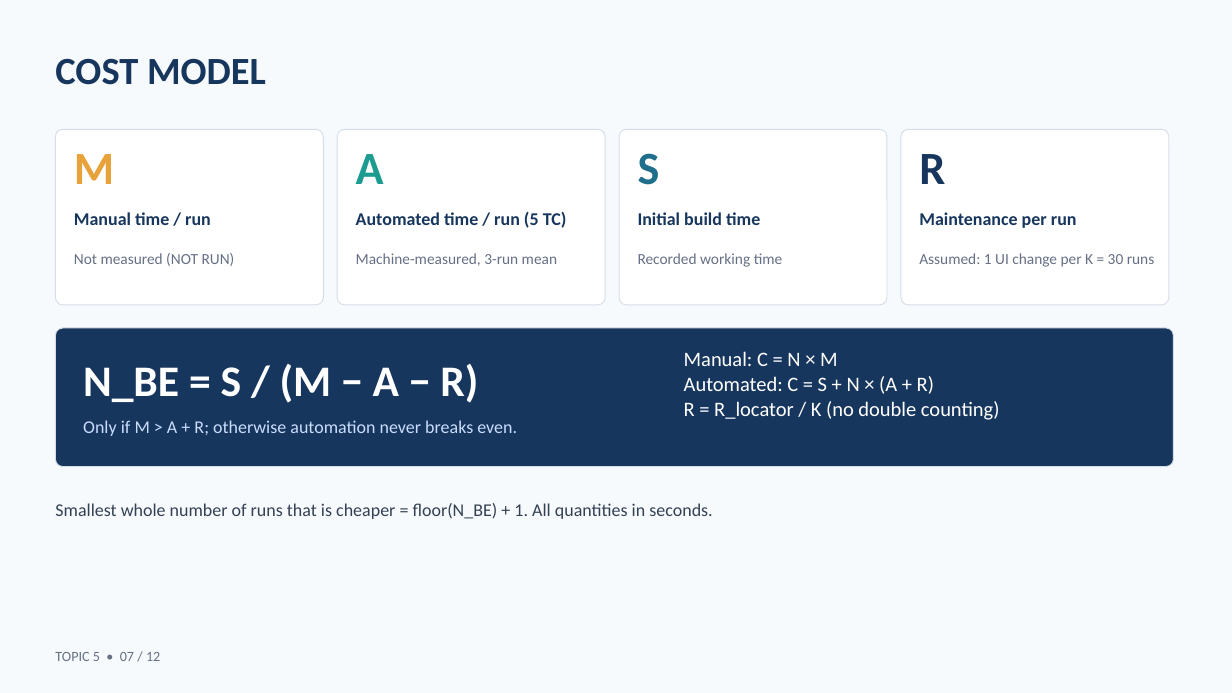
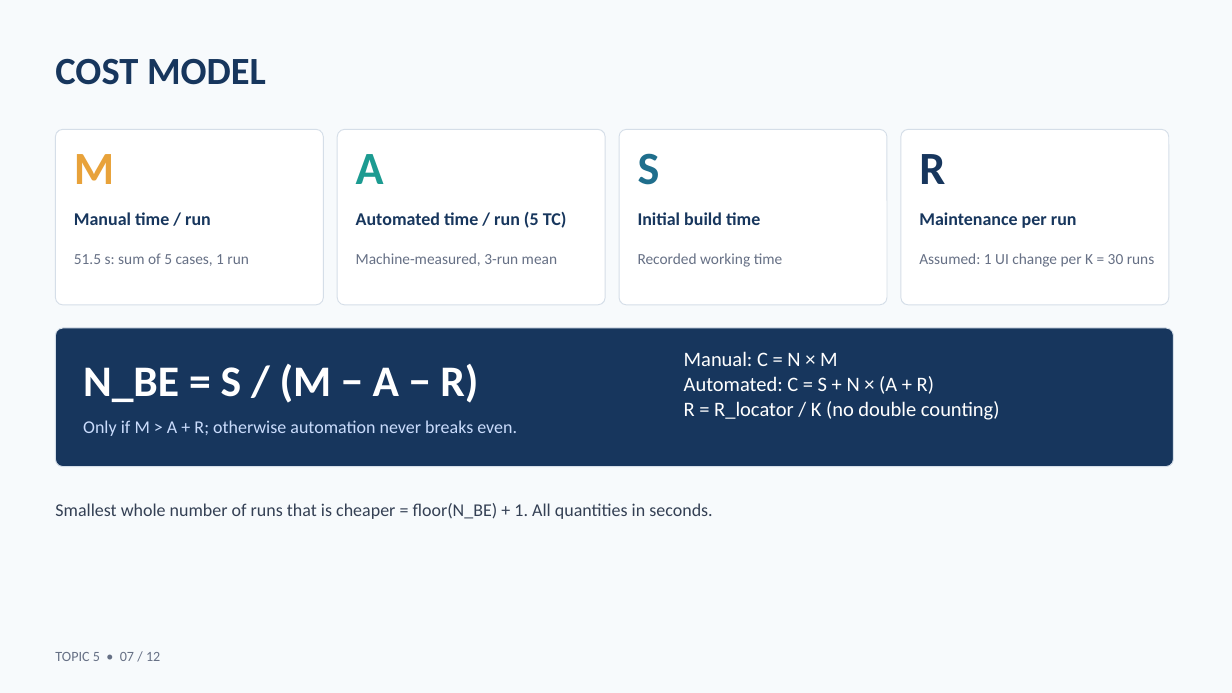
Before and after one commit to pthaok6/RBL_SWT, a slide deck: slide 7 of 05_ReportSlides/Group_Topic5_Slides.pptx. Drawn at 1232x693 pixels with LibreOffice and Linux fonts; fonts in the diff are those of the drawing. Boxes give left, top, right and bottom in pixels: in the first picture for what was removed or moved away, otherwise in the second. Text is boxed around its words. In the diff, an @@ line names an element or a change of style, - is before the commit and + after.

```diff
--- a/05_ReportSlides/Group_Topic5_Slides.pptx
+++ b/05_ReportSlides/Group_Topic5_Slides.pptx
@@ text at <box>74,253,249,266</box>: text changed @@
-Not measured (NOT RUN)
+51.5 s: sum of 5 cases, 1 run
```
Also in this commit, not shown: 9 other slides changed, 7 other files.
